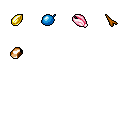
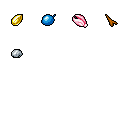
Layer changes from the first 128x128 image to the second:
painted on "Layer 5" over bbox(10, 47, 23, 59)
